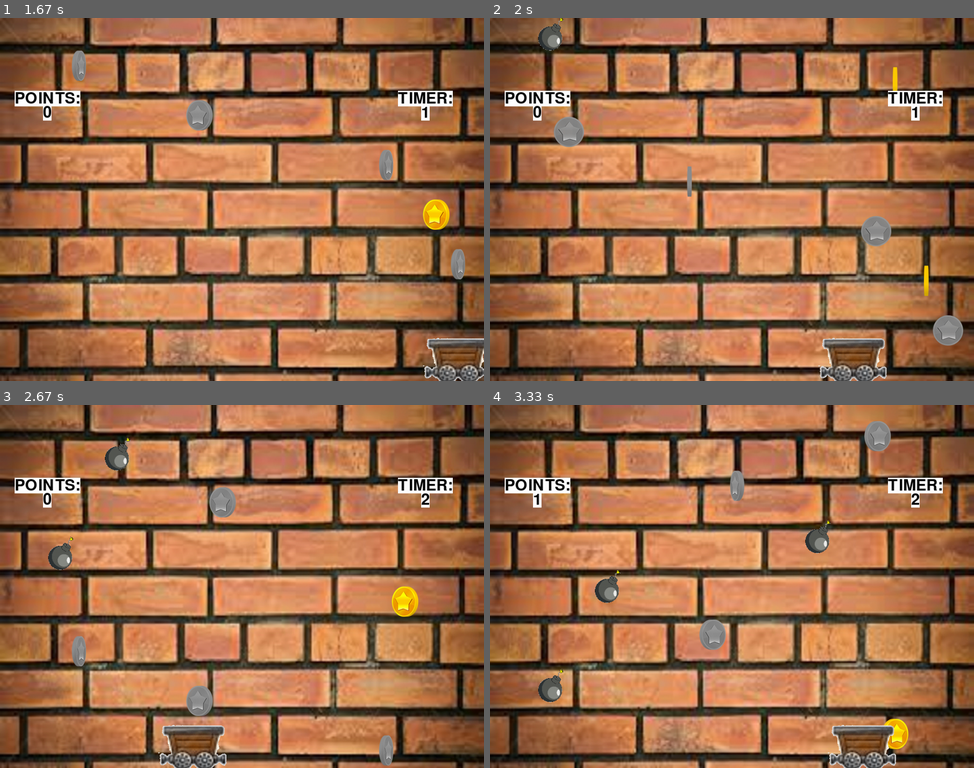
Above: before the commit, frames 1-4 (two rows, left to right).
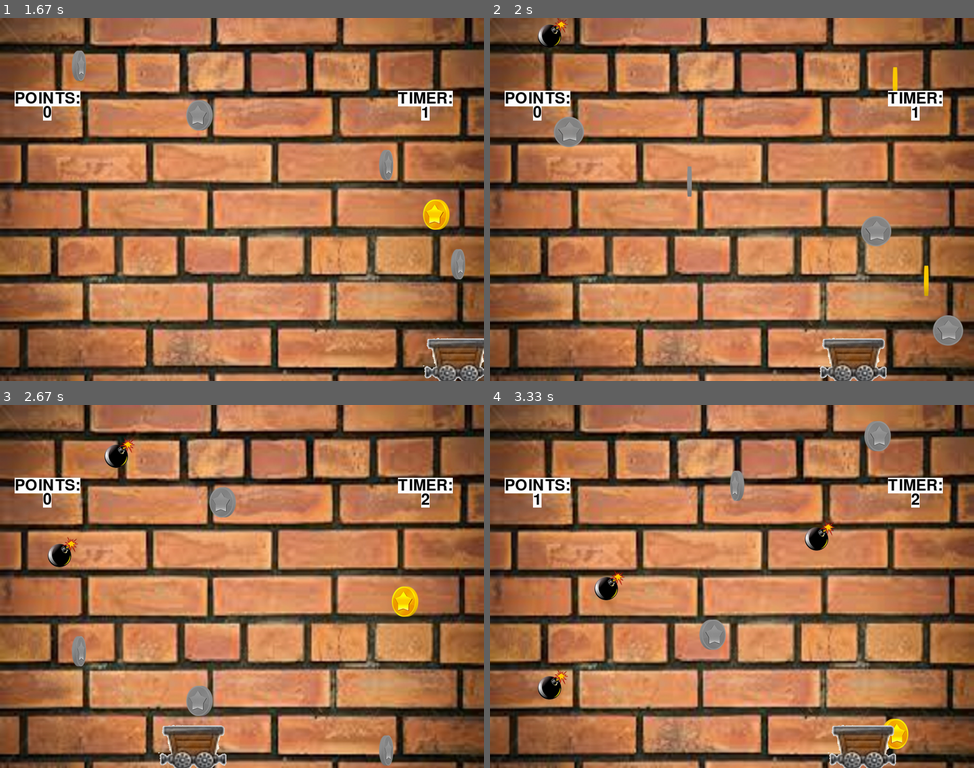
Above: after the commit, the same moments.

Repository: vineetjc/pygame-Coin-Fall-
Game: pygame game, started from main.py
Same seed, same stepped clock (60 frames per second), same inputs: the game is played once before the commit and once after it.
Inputs:
- Up to frame 1 (1.67 s): click "Start Game" at 0.38 s; hold Right 0.67-1.13 s; hold Right 1.17-1.63 s
- Up to frame 2 (2 s): hold Left from 1.67 s (still down)
- Up to frame 3 (2.67 s): release Left at 2.2 s; hold Left 2.23-2.63 s
- Up to frame 4 (3.33 s): hold Right 2.67-3.3 s

Frame 1 is identical in both runs. In frame 2, 0.3% of the frame differs, in the area x 9-17%, y 0-10%; in frame 3, 0.7%; in frame 4, 1.0%, in the area x 9-72%, y 31-82%.

Commit message:
new bomb sprite

Diff:
--- a/src/managers/resources.py
+++ b/src/managers/resources.py
@@ -23,7 +23,7 @@
         self.cart_img = pygame.image.load('res/images/bg/bb.jpg').convert()
         self.coin_img = pygame.image.load('res/images/bg/coin.jpg').convert()
         self.bluecoin = pygame.image.load('res/images/bg/bluecoin.jpg').convert()
-        self.bomb = pygame.image.load('res/images/bg/bomb.png').convert()
+        self.bomb = pygame.image.load('res/images/objects/bomb.png').convert_alpha()
         self.R = random.randint(1, 4)
         self.BG = pygame.image.load('res/images/bg/coinfallbg'+str(self.R)+'.jpg').convert()
         self.EBG = pygame.image.load('res/images/bg/endbg.png').convert()
Binary file added: res/images/objects/bomb.png
